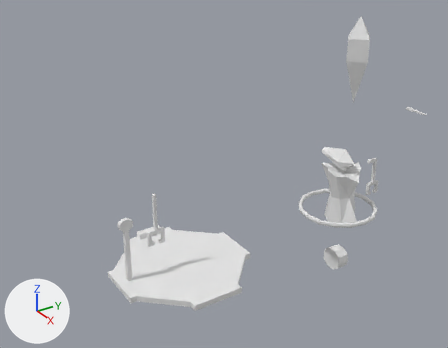
The Blender file dir_gfx/gfx_unity_project/Assets/InternalAssets/Models/Actors/Robot_1/robot_1.blend: old version first, new version second.
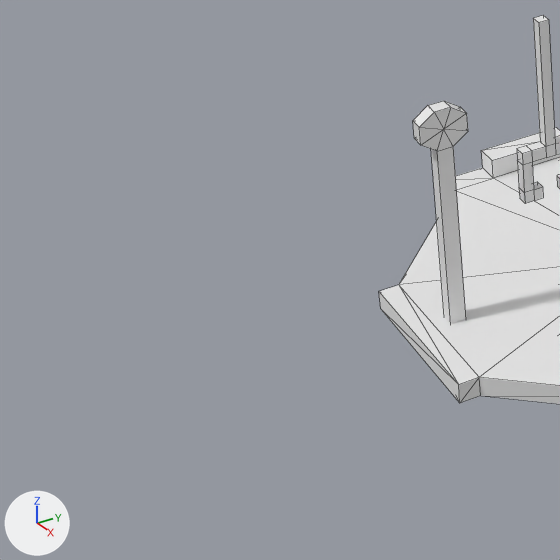
The first picture shows the older version from a 50 mm camera at (9.07, -8.94, 6.59) aimed at (-0.43, -2.79, 1.32). The close-ups show both versions on the part from 0% to 36% of the width and 54% to 100% of the height of that picture; other places that the commit changed are outside them. The axes (+X, +Y, +Z) are drawn at lower left. The lights are the same throughout. The close-ups show mesh edges as thin lines.

Objects in the first close-up: 'EggArm', 'EggArmBase', 'EggBase'.
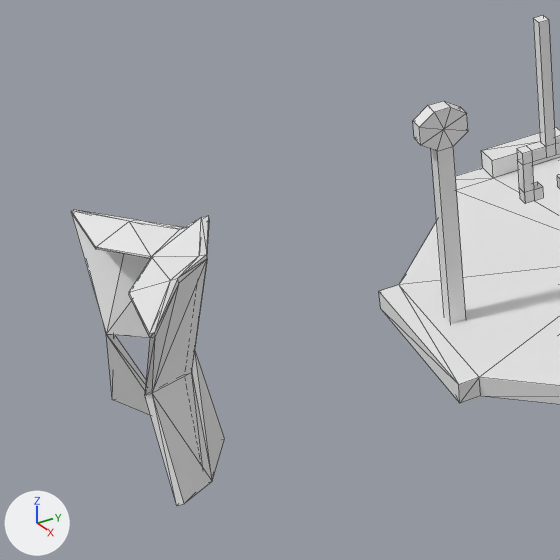
Pixel boxes [x1, y1, x2, y2] of what changed, in the close-ups (560 x 560 px):
'BodyHatching', added
    after: [71, 210, 225, 506]

The change in detail:
Material 'BodyHatchingMat2' (mat_bodyhatchingmat2) is new.
Its base color is (0.8, 0.8, 0.8) (white #e7e7e7).
Mesh me_cube_012 is new.
It has 54 vertices, 128 faces and spans x -0.711..0.563, y -0.2..0.279, z -0.714..0.575.
It uses material mat_bodyhatchingmat2 (its picture is missing).
Object 'BodyHatching' (ob_bodyhatching) is new; it shows me_cube_012.
Its location is (0.041, -6.684, 0.45).
